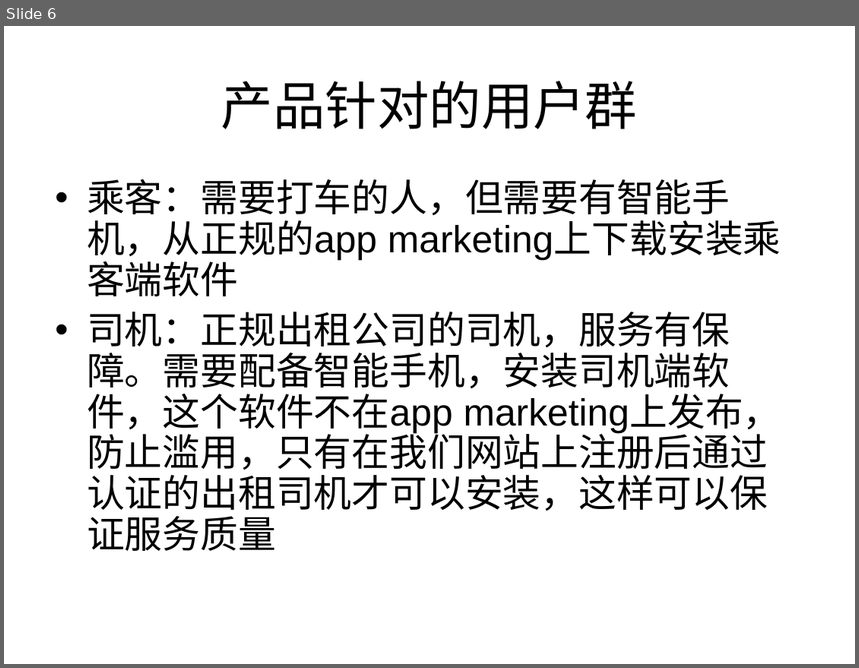
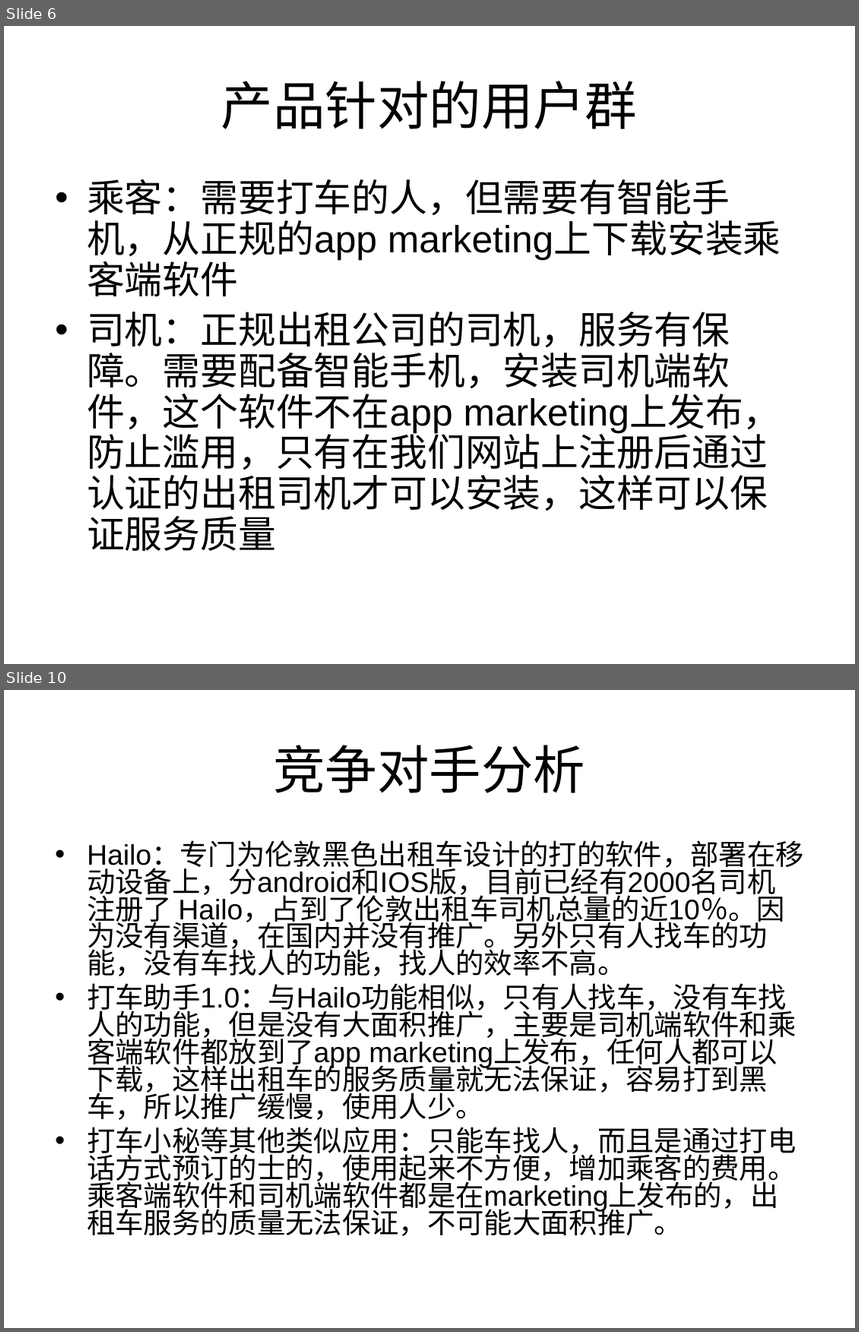
Before and after one commit to uwitec/icallcenter, a slide deck: callcenter/doc/商业计划书.ppt. Shown one above the other, each under a label of ours: slide 6 before the commit, slides 6 and 10 after it; the slides between them are not shown. The pictures are 859x668 and 859x1332 pixels, drawn with LibreOffice and Linux fonts; fonts in the diff are those of the drawing. Boxes give left, top, right and bottom in pixels: in the first picture for what was removed or moved away, otherwise in the second. Text is boxed around its words. In the diff, an @@ line names an element or a change of style, - is before the commit and + after.

```diff
--- a/callcenter/doc/商业计划书.ppt
+++ b/callcenter/doc/商业计划书.ppt
@@ slide 10 added at box(4, 690, 855, 1328), background #FFFFFF @@
@@ title added at box(273, 745, 585, 793), 44 pt, text #000000 @@
+竞争对手分析
@@ text added at box(87, 843, 804, 1236), 24 pt, text #000000 @@
+• Hailo：专门为伦敦黑色出租车设计的打的软件，部署在移动设备上，分android和IOS版，目前已经有2000名司机注册了 Hailo，占到了伦敦出租车司机总量的近10％。因为没有渠道，在国内并没有推广。另外只有人找车的功能，没有车找人的功能，找人的效率不高。
+• 打车助手1.0：与Hailo功能相似，只有人找车，没有车找人的功能，但是没有大面积推广，主要是司机端软件和乘客端软件都放到了app marketing上发布，任何人都可以下载，这样出租车的服务质量就无法保证，容易打到黑车，所以推广缓慢，使用人少。
+• 打车小秘等其他类似应用：只能车找人，而且是通过打电话方式预订的士的，使用起来不方便，增加乘客的费用。乘客端软件和司机端软件都是在marketing上发布的，出租车服务的质量无法保证，不可能大面积推广。
```
Also in this commit, not shown: 2 slides changed, 5 other slides added.
